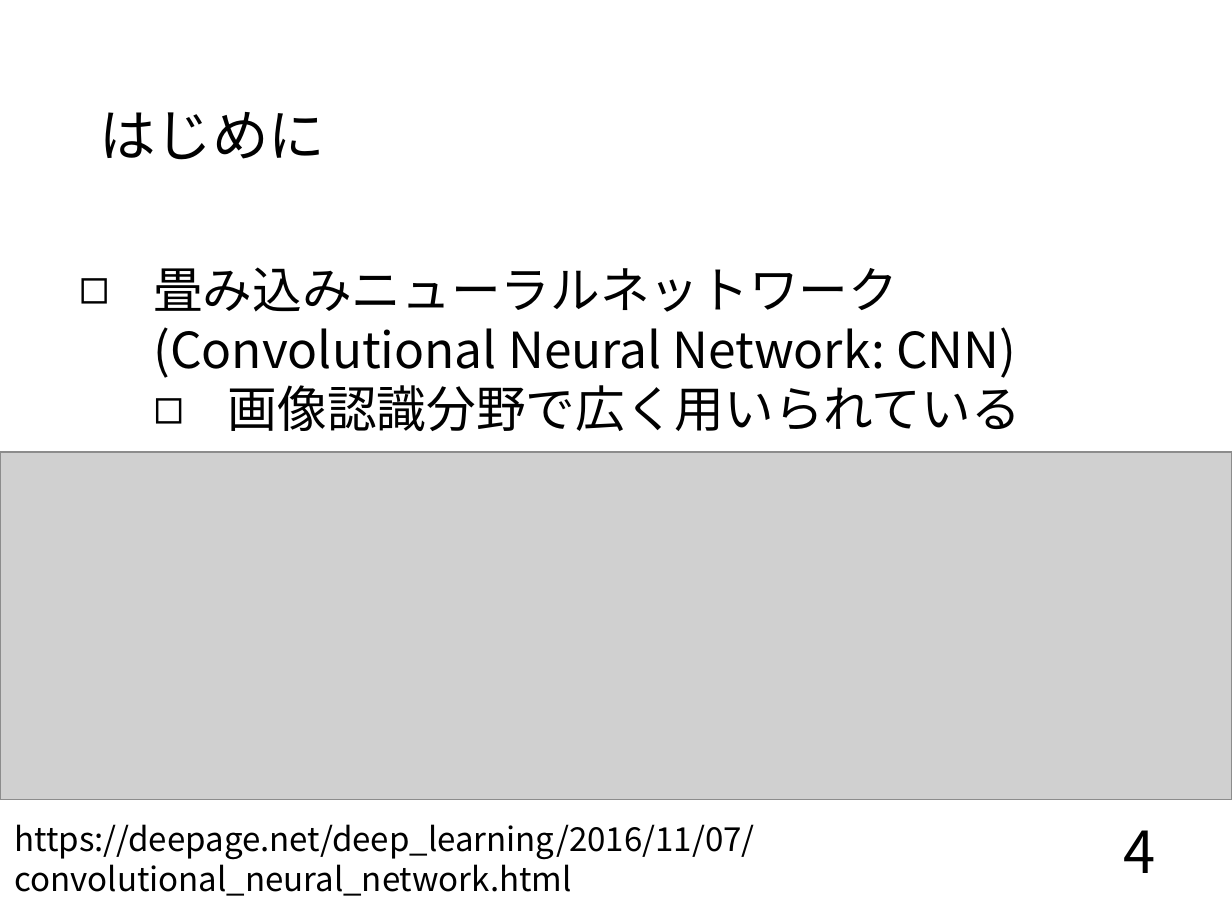
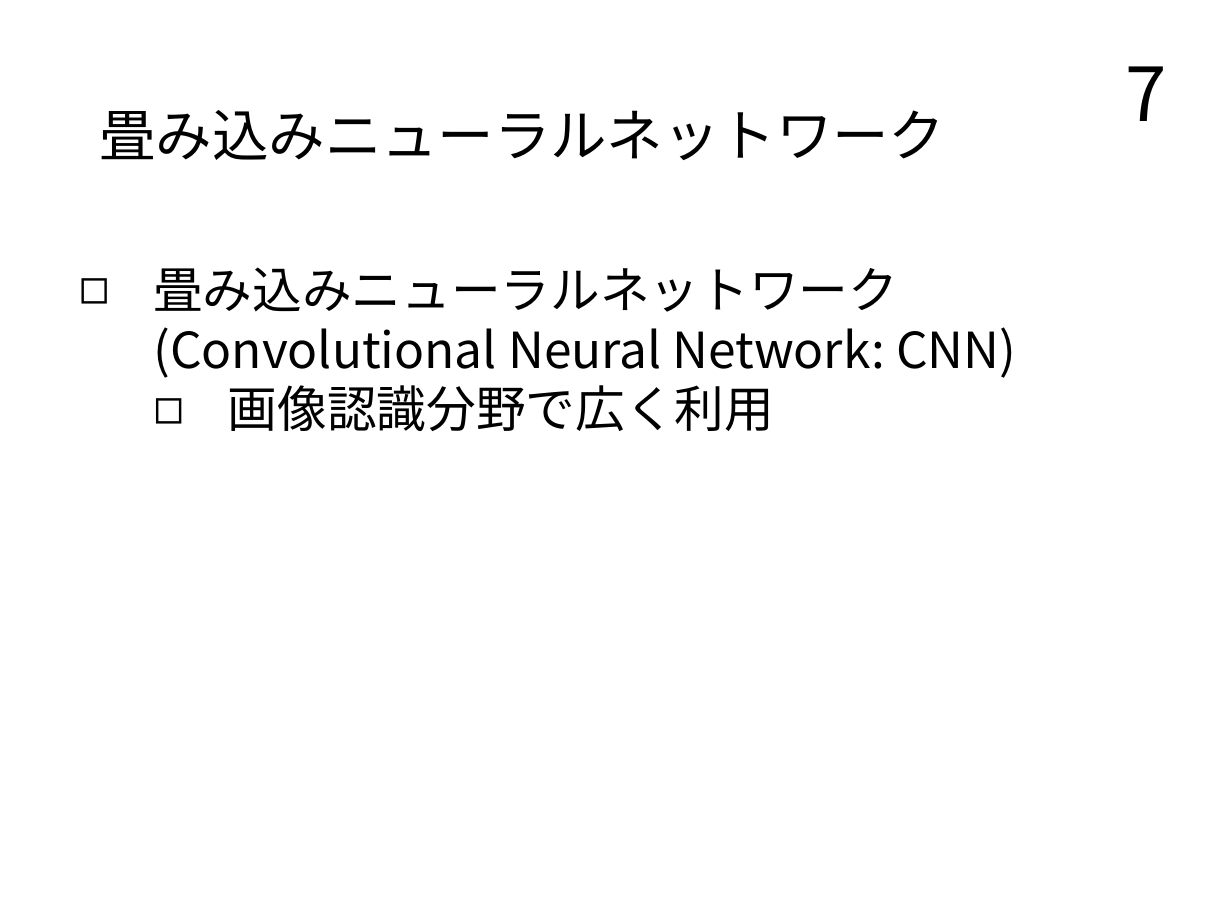
Before and after one commit to TairaTomotaka/kadai, a slide deck: slide 7 of prsn/20221129.pptx (slide 4 before the commit). Drawn at 1232x924 pixels with LibreOffice and Linux fonts; fonts in the diff are those of the drawing; grey boxes stand for pictures. Boxes give left, top, right and bottom in pixels: in the first picture for what was removed or moved away, otherwise in the second. Text is boxed around its words. In the diff, an @@ line names an element or a change of style, - is before the commit and + after.

```diff
--- a/prsn/20221129.pptx
+++ b/prsn/20221129.pptx
@@ page number added at [1125, 66, 1166, 121], 36 pt, text #000000 @@
+7
@@ title at [100, 110, 946, 160]: text changed @@
-はじめに
+畳み込みニューラルネットワーク
@@ text at [228, 385, 774, 431]: text changed @@
-  ◻ 画像認識分野で広く用いられている
+  ◻ 画像認識分野で広く利用
@@ picture removed at [0, 451, 1232, 798] @@
@@ text removed at [15, 824, 755, 896] @@
-https://deepage.net/deep_learning/2016/11/07/convolutional_neural_network.html
@@ page number removed at [1123, 830, 1155, 873] @@
-4
```
Also in this commit, not shown: 10 other slides changed, 13 slides added, 1 other file.
